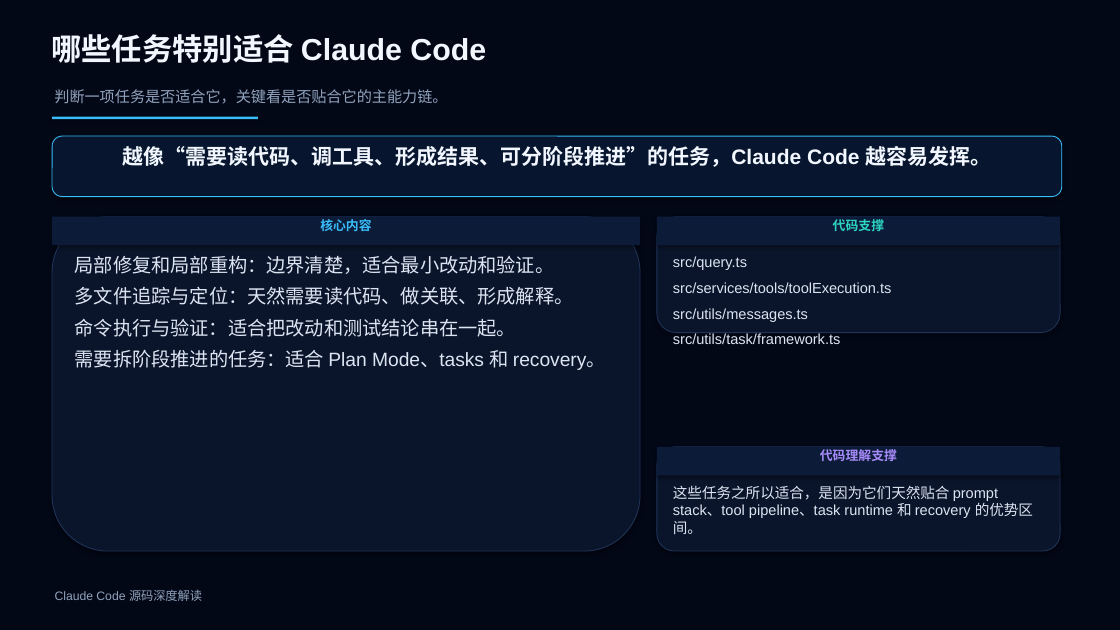
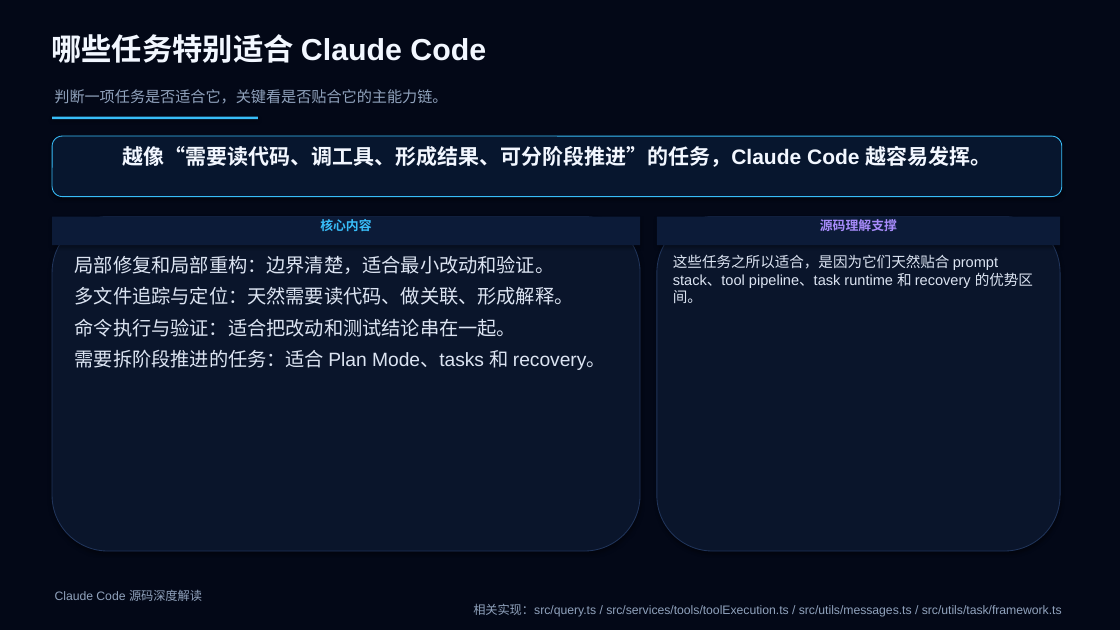
Before and after one commit to boboliu-1010/ccode, a slide deck: slide 21 of docs/zh/10-Claude Code 源码深度解读.pptx. Drawn at 1120x630 pixels with LibreOffice and Linux fonts; fonts in the diff are those of the drawing. Boxes give left, top, right and bottom in pixels: in the first picture for what was removed or moved away, otherwise in the second. Text is boxed around its words. In the diff, an @@ line names an element or a change of style, - is before the commit and + after.

```diff
--- a/docs/zh/10-Claude Code 源码深度解读.pptx
+++ b/docs/zh/10-Claude Code 源码深度解读.pptx
@@ rounded rectangle: place and size @@
-rounded rectangle at [657, 217, 1060, 333]
+rounded rectangle at [657, 217, 1060, 551]
@@ text in rectangle at [820, 219, 897, 231]: text changed; text colour #2DD4BF to #A78BFA @@
-代码支撑
+源码理解支撑
@@ text "这些任务之所以适合，是因为它们天然贴合 prompt stack、tool pipeline、task runtime ...": place and size @@
-text "这些任务之所以适合，是因为它们天然贴合 prompt stack、tool pipeline、task runtime ..." at [673, 485, 1033, 534]
+text "这些任务之所以适合，是因为它们天然贴合 prompt stack、tool pipeline、task runtime ..." at [673, 254, 1033, 303]
@@ text removed at [673, 256, 891, 344] @@
-src/query.ts
-src/services/tools/toolExecution.ts
-src/utils/messages.ts
-src/utils/task/framework.ts
@@ rounded rectangle removed at [657, 447, 1060, 551] @@
@@ rectangle removed at [657, 447, 1060, 476] @@
-代码理解支撑
@@ text at [473, 604, 1062, 617]: paragraph added @@
+相关实现：src/query.ts / src/services/tools/toolExecution.ts / src/utils/messages.ts / src/utils/task/framework.ts
```
Also in this commit, not shown: 45 other slides changed, 1 other file.
